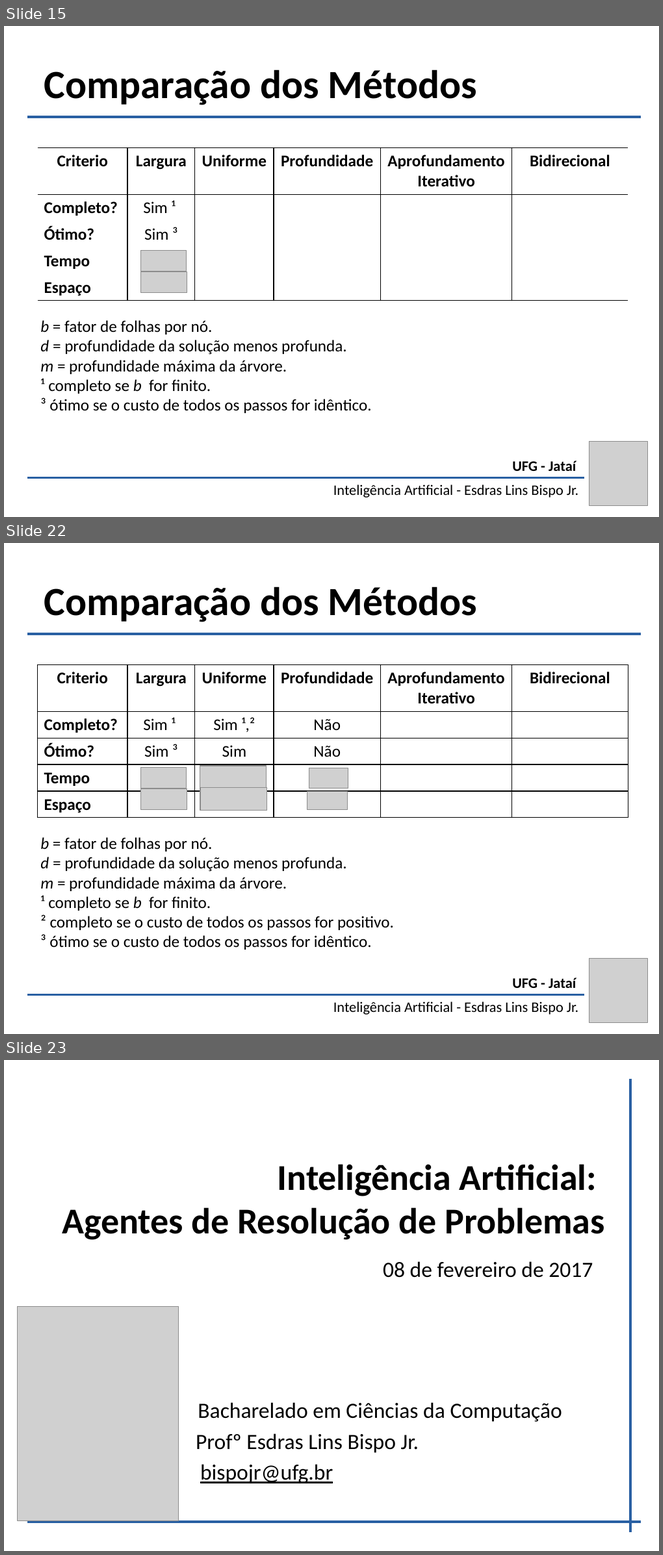
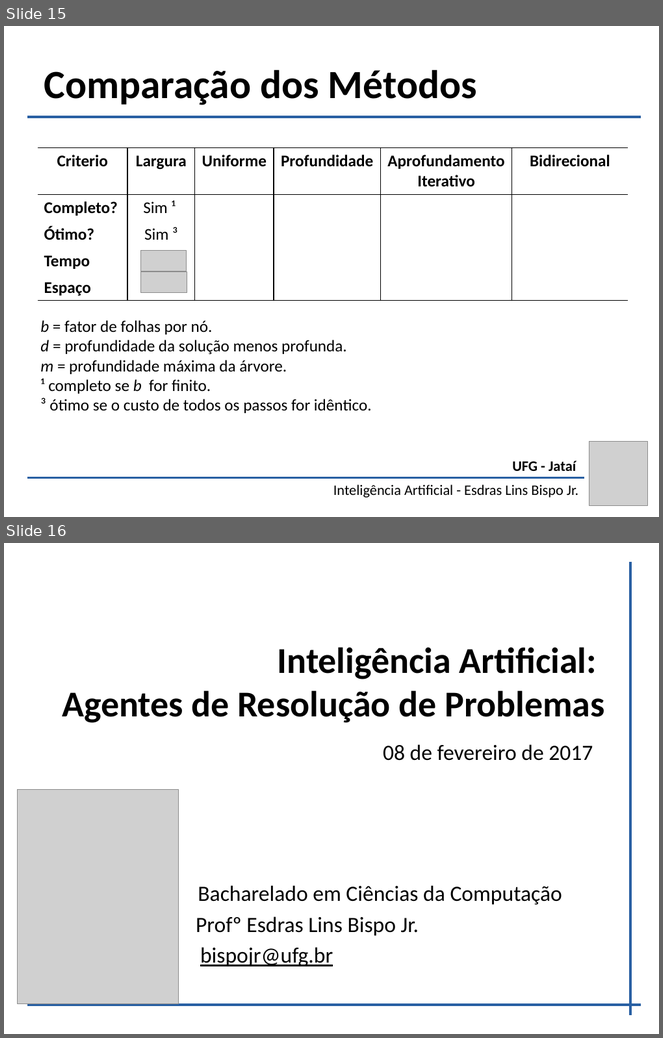
Before and after one commit to bispojr/ia, a slide deck: 2016.2/aulas/18/ia-18.pptx. Shown one above the other, each under a label of ours: slides 15, 22 and 23 before the commit, slides 15 and 16 after it; the slides between them are not shown. The pictures are 663x1555 and 663x1038 pixels, drawn with LibreOffice and Linux fonts; fonts in the diff are those of the drawing; grey boxes stand for pictures. Boxes give left, top, right and bottom in pixels: in the first picture for what was removed or moved away, otherwise in the second. Text is boxed around its words. In the diff, an @@ line names an element or a change of style, - is before the commit and + after.

```diff
--- a/2016.2/aulas/18/ia-18.pptx
+++ b/2016.2/aulas/18/ia-18.pptx
@@ slide 22 removed at bbox=[4, 543, 659, 1034], background #FFFFFF @@
@@ text removed at bbox=[44, 587, 477, 622] @@
-Comparação dos Métodos
@@ line removed from (641, 634) to (27, 634) @@
@@ table removed at bbox=[37, 665, 628, 816], 5 rows, 6 columns @@
-Criterio | Largura | Uniforme | Profundidade | Aprofundamento Iterativo | Bidirecional
-Completo? | Sim ¹ | Sim ¹,² | Não |  | 
-Ótimo? | Sim ³ | Sim | Não |  | 
-Tempo |  |  |  |  | 
-Espaço |  |  |  |  | 
@@ picture removed at bbox=[141, 768, 187, 788] @@
@@ picture removed at bbox=[200, 766, 267, 788] @@
@@ picture removed at bbox=[310, 769, 348, 789] @@
@@ picture removed at bbox=[141, 789, 187, 809] @@
@@ picture removed at bbox=[200, 788, 267, 810] @@
@@ picture removed at bbox=[308, 792, 347, 810] @@
@@ text removed at bbox=[40, 837, 394, 950] @@
-b = fator de folhas por nó.
-d = profundidade da solução menos profunda.
-m = profundidade máxima da árvore.
-¹ completo se b for finito.
-² completo se o custo de todos os passos for positivo.
-³ ótimo se o custo de todos os passos for idêntico.
@@ picture removed at bbox=[590, 959, 648, 1023] @@
@@ text removed at bbox=[512, 978, 576, 988] @@
-UFG - Jataí
@@ line removed from (584, 995) to (27, 995) @@
@@ text removed at bbox=[334, 1002, 579, 1015] @@
-Inteligência Artificial - Esdras Lins Bispo Jr.
@@ what was slide 23 is now slide 16 @@
```
Also in this commit, not shown: 6 other slides removed, 1 other file.
